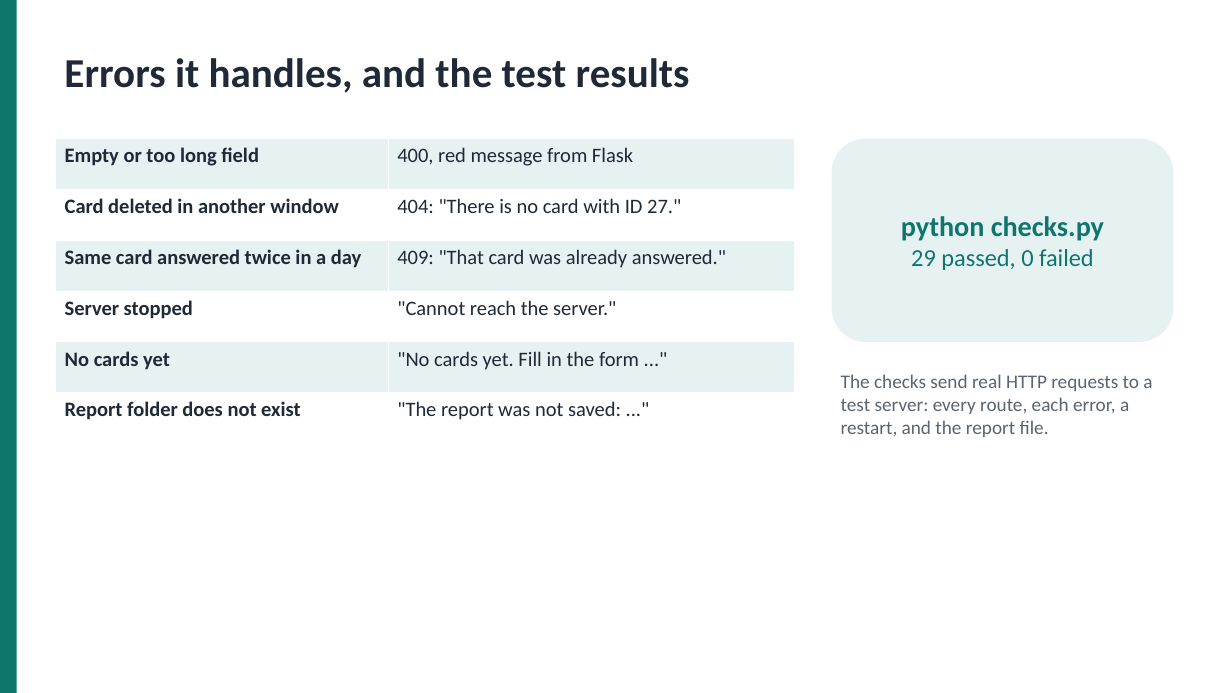
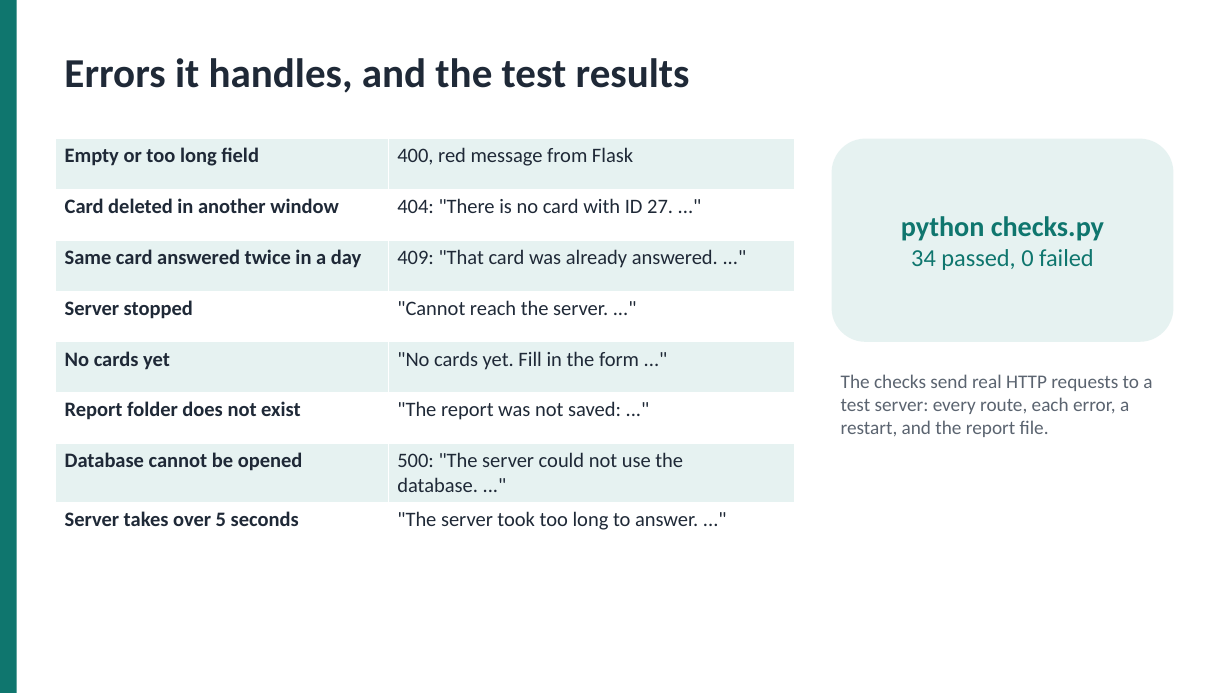
Before and after one commit to belumume/murajaa, a slide deck: slide 9 of Murajaa-presentation.pptx (slide 8 before the commit). Drawn at 1232x693 pixels with LibreOffice and Linux fonts; fonts in the diff are those of the drawing. Boxes give left, top, right and bottom in pixels: in the first picture for what was removed or moved away, otherwise in the second. Text is boxed around its words. In the diff, an @@ line names an element or a change of style, - is before the commit and + after.

Commit message:
Report PDF and screenshots; slides show the app; database errors as JSON

```diff
--- a/Murajaa-presentation.pptx
+++ b/Murajaa-presentation.pptx
@@ table at (55, 139, 795, 545) @@
@@ row 2, column 2: "404: "There is no card with ID 27."" to "404: "There is no card with ID 27. ..."" @@
@@ row 3, column 2: "409: "That card was already answered."" to "409: "That card was already answered. ..."" @@
@@ row 4, column 2: ""Cannot reach the server."" to ""Cannot reach the server. ..."" @@
+row 7: Database cannot be opened | 500: "The server could not use the database. ..."
+row 8: Server takes over 5 seconds | "The server took too long to answer. ..."
@@ text in rounded rectangle at (911, 249, 1094, 270): text changed @@
-29 passed, 0 failed
+34 passed, 0 failed
```
Also in this commit, not shown: 3 other slides changed, 2 slides added, 1 slide removed, 15 other files.
